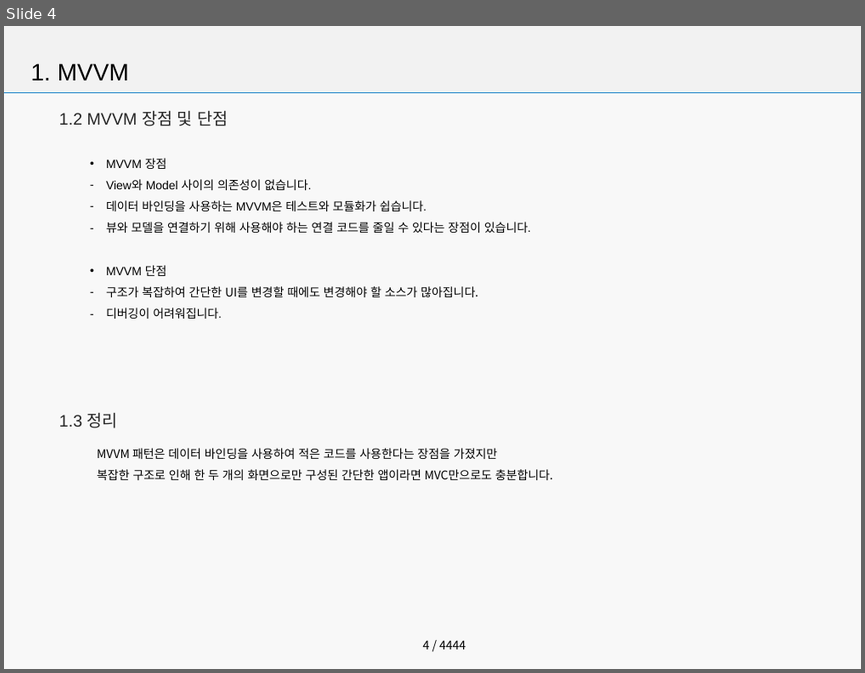
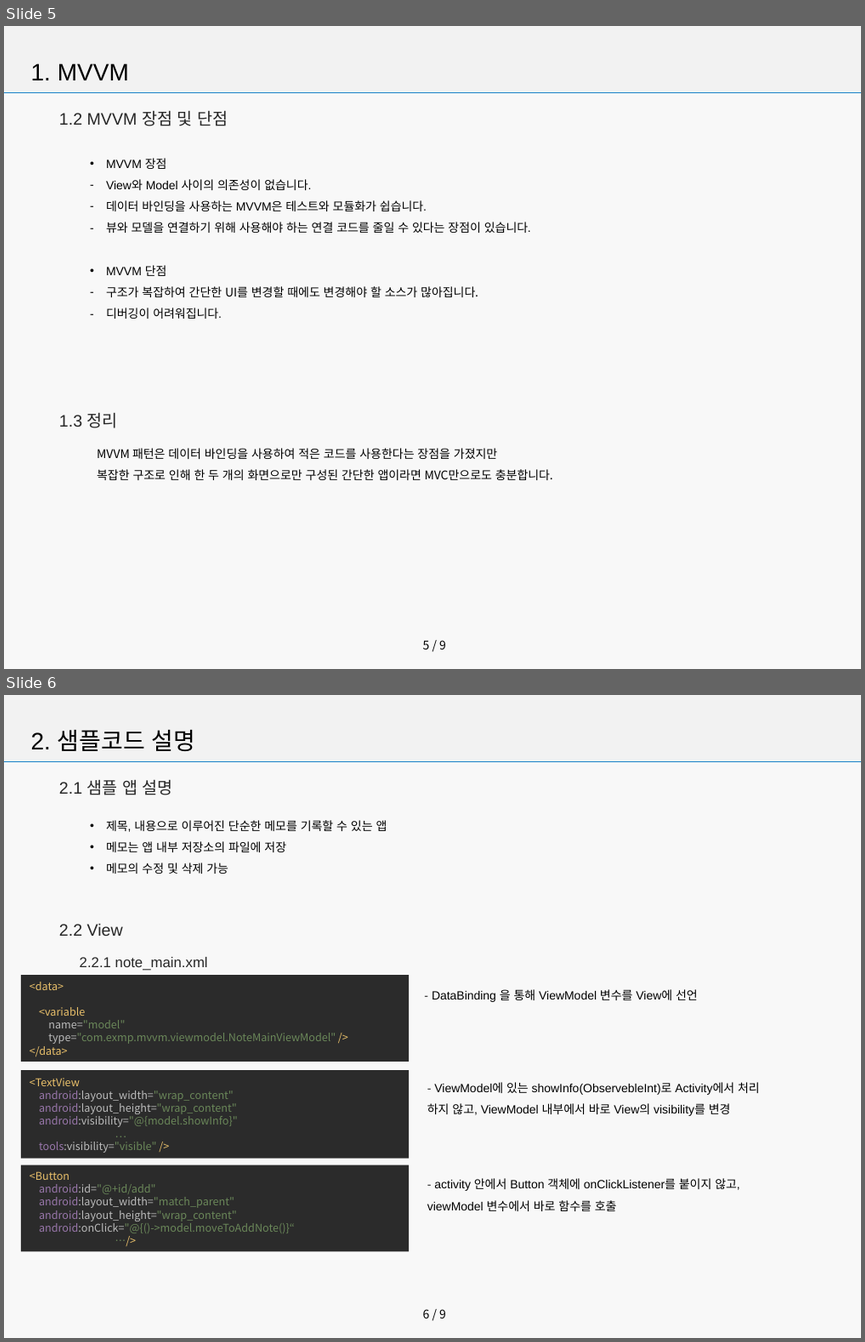
Before and after one commit to seoyoon630/MVVMDemo, a slide deck: Android MVVM.pptx. Shown one above the other, each under a label of ours: slide 4 before the commit, slides 5 and 6 after it. The pictures are 865x673 and 865x1342 pixels, drawn with LibreOffice and Linux fonts; fonts in the diff are those of the drawing; background and template pictures are left out. Boxes give left, top, right and bottom in pixels: in the first picture for what was removed or moved away, otherwise in the second. Text is boxed around its words. In the diff, an @@ line names an element or a change of style, - is before the commit and + after.

Commit message:
소스 정리 및 PPT 자료 수정

```diff
--- a/Android MVVM.pptx
+++ b/Android MVVM.pptx
@@ slide 6 added at (4,695,861,1338), background #F2F2F2 at 50% opacity; not listed: 3 template elements that a slide beside it also shows @@
@@ text added at (31,729,196,751), 20 pt, text #000000 @@
+  2. 샘플코드 설명
@@ text added at (59,779,173,795), 14 pt, text #262626 @@
+  2.1 샘플 앱 설명
@@ text added at (106,820,387,873), 10 pt, text #000000 @@
+• 제목, 내용으로 이루어진 단순한 메모를 기록할 수 있는 앱
+• 메모는 앱 내부 저장소의 파일에 저장
+• 메모의 수정 및 삭제 가능
@@ text added at (59,923,123,936), 14 pt, text #262626 @@
+  2.2 View
@@ text added at (80,957,208,970), 12 pt, text #262626 @@
+  2.2.1 note_main.xml
@@ rectangle added at (21,975,409,1061), fill #2B2B2B, 9 pt, text #6A8759 @@
+<data>
+<variable
+name="model"
+type="com.exmp.mvvm.viewmodel.NoteMainViewModel" />
+</data>
@@ text added at (432,989,698,1002), 10 pt, text #000000 @@
+  - DataBinding 을 통해 ViewModel 변수를 View에 선언
@@ rectangle added at (21,1071,409,1158), fill #2B2B2B, 9 pt, text #6A8759 @@
+<TextView
+android:layout_width="wrap_content"
+android:layout_height="wrap_content"
+android:visibility="@{model.showInfo}"
+…
+tools:visibility="visible" />
@@ text added at (427,1082,760,1116), 10 pt, text #000000 @@
+  - ViewModel에 있는 showInfo(ObservebleInt)로 Activity에서 처리 하지 않고, ViewModel 내부에서 바로 View의 visibility를 변경
@@ rectangle added at (21,1164,409,1251), fill #2B2B2B, 9 pt, text #6A8759 @@
+<Button
+android:id="@+id/add"
+android:layout_width="match_parent"
+android:layout_height="wrap_content"
+android:onClick="@{()->model.moveToAddNote()}“
+…/>
@@ text added at (427,1178,740,1211), 10 pt, text #000000 @@
+  - activity 안에서 Button 객체에 onClickListener를 붙이지 않고, viewModel 변수에서 바로 함수를 호출
@@ what was slide 4 is now slide 5 @@
@@ page number at (423,640,446,649): text changed @@
-4 / 4444
+5 / 9
```
Also in this commit, not shown: 2 slides changed, 4 other slides added, 1 slide removed, 1 other file.
